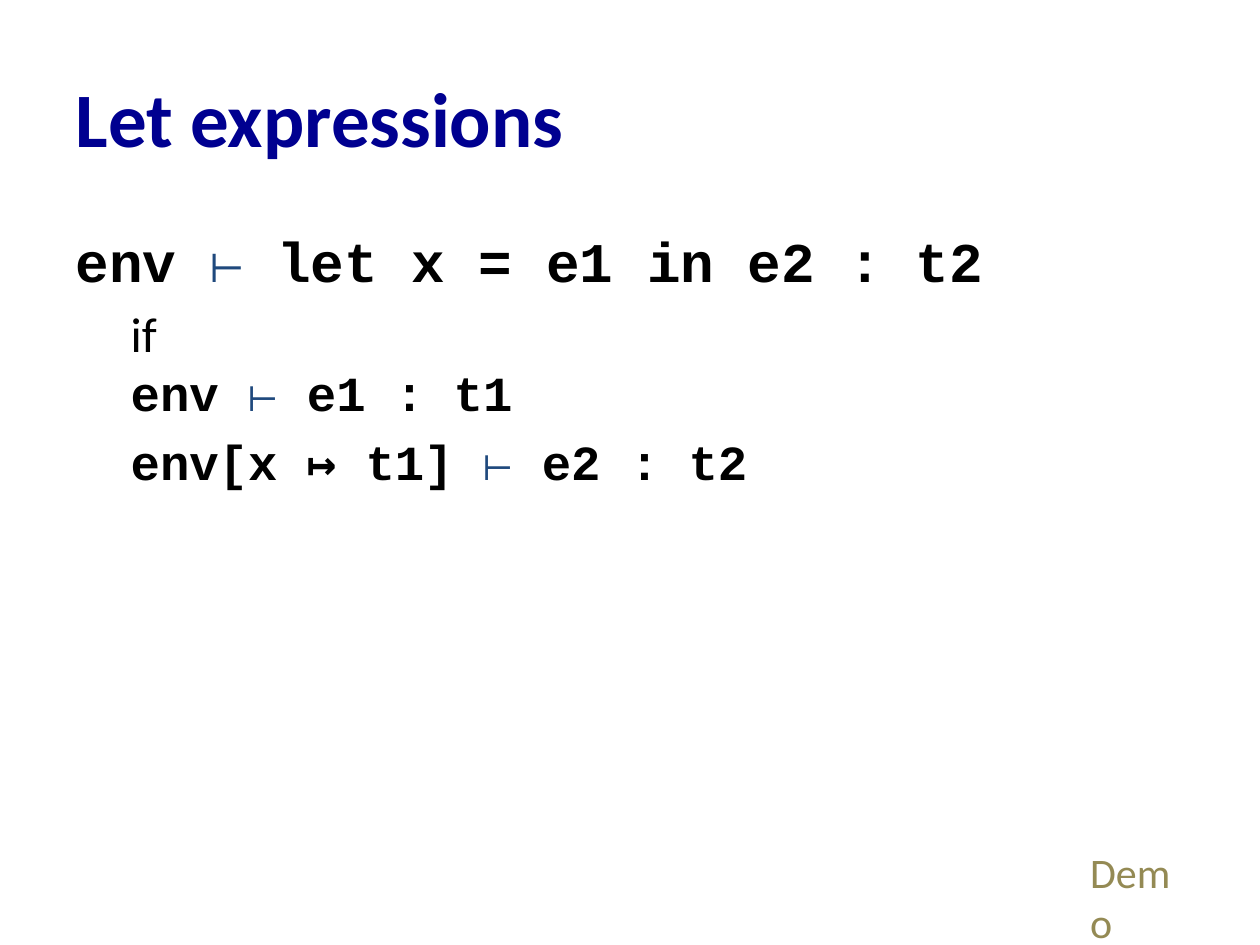
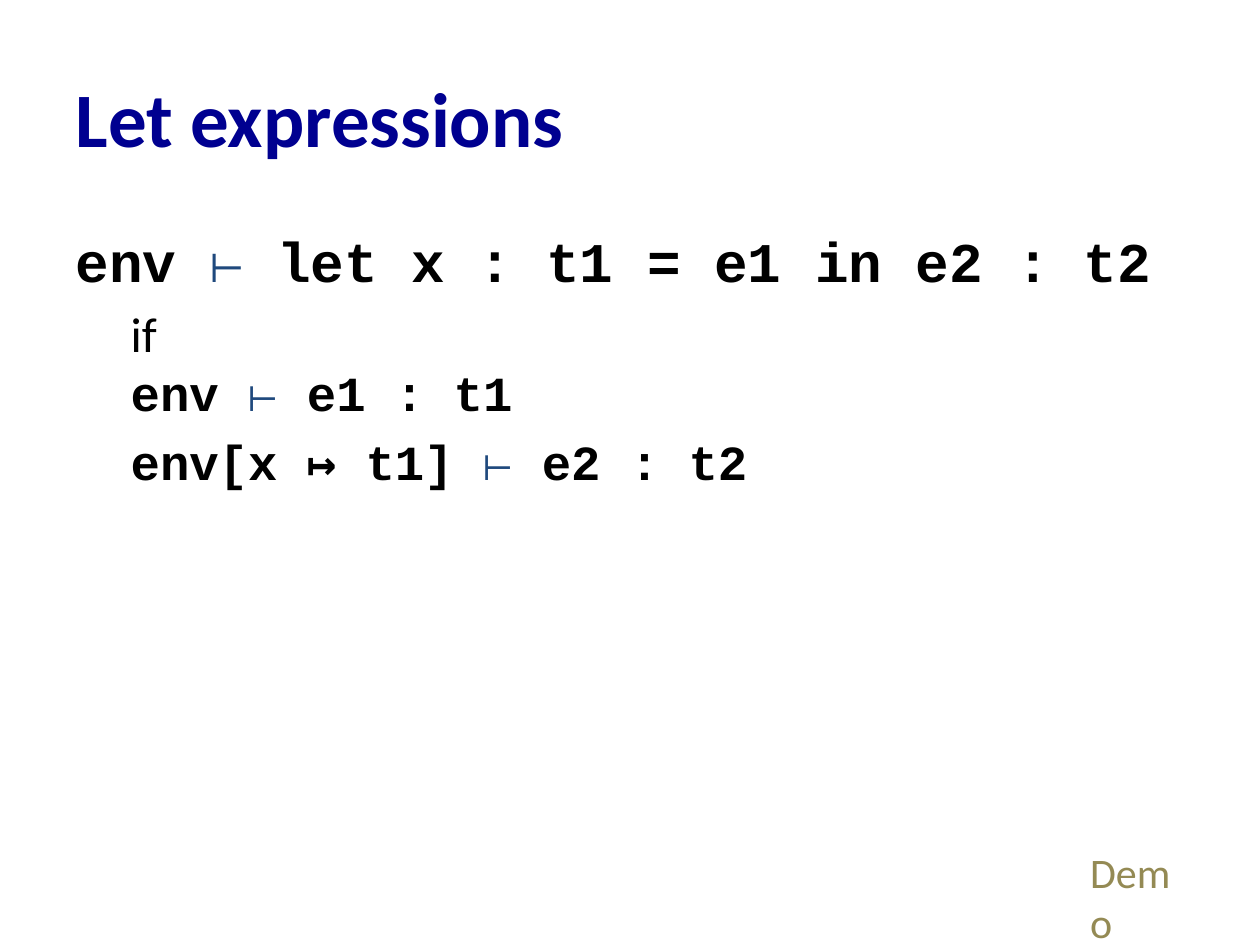
Before and after one commit to cs3110/materials-2019fa, a slide deck: slide 15 of 19-type-systems/lec.pptx. Drawn at 1260x945 pixels with LibreOffice and Linux fonts; fonts in the diff are those of the drawing. Boxes give left, top, right and bottom in pixels: in the first picture for what was removed or moved away, otherwise in the second. Text is boxed around its words. In the diff, an @@ line names an element or a change of style, - is before the commit and + after.

```diff
--- a/19-type-systems/lec.pptx
+++ b/19-type-systems/lec.pptx
@@ text at (76, 242, 1151, 283): text changed @@
-env ⊢ let x = e1 in e2 : t2
+env ⊢ let x : t1 = e1 in e2 : t2
```
Also in this commit, not shown: 4 other slides changed, 1 slide added, 1 other file.
